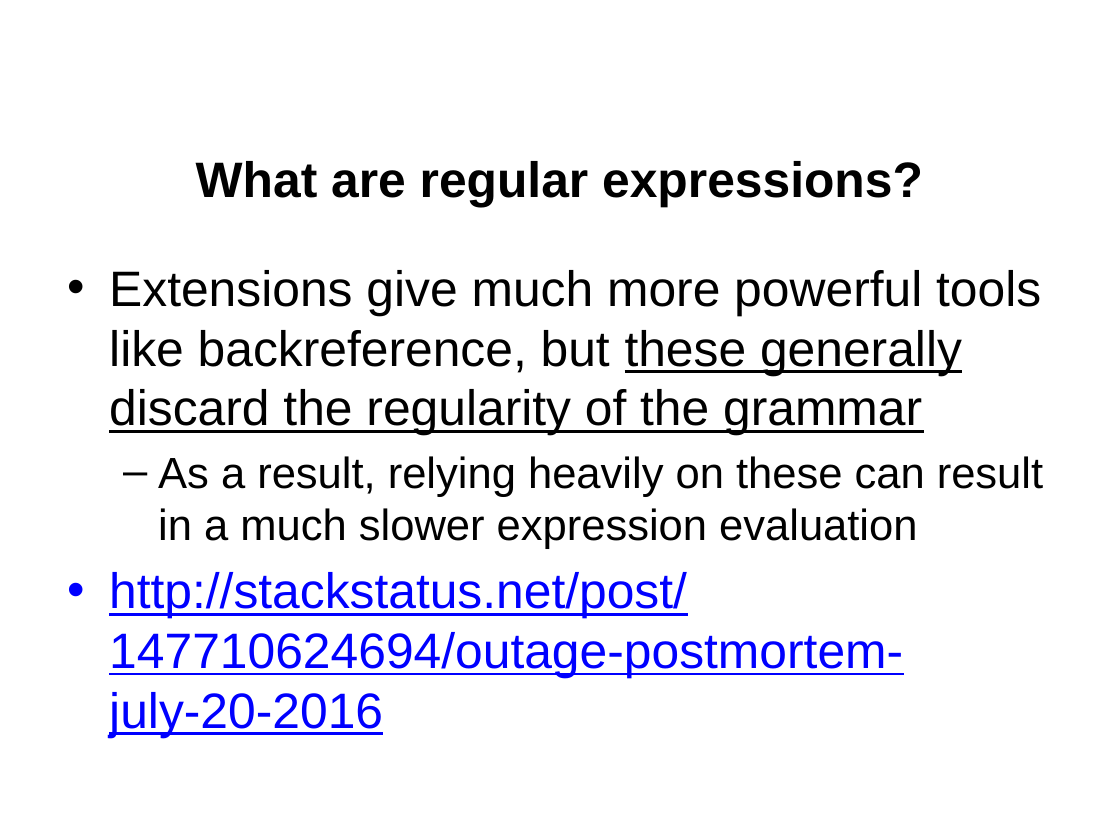
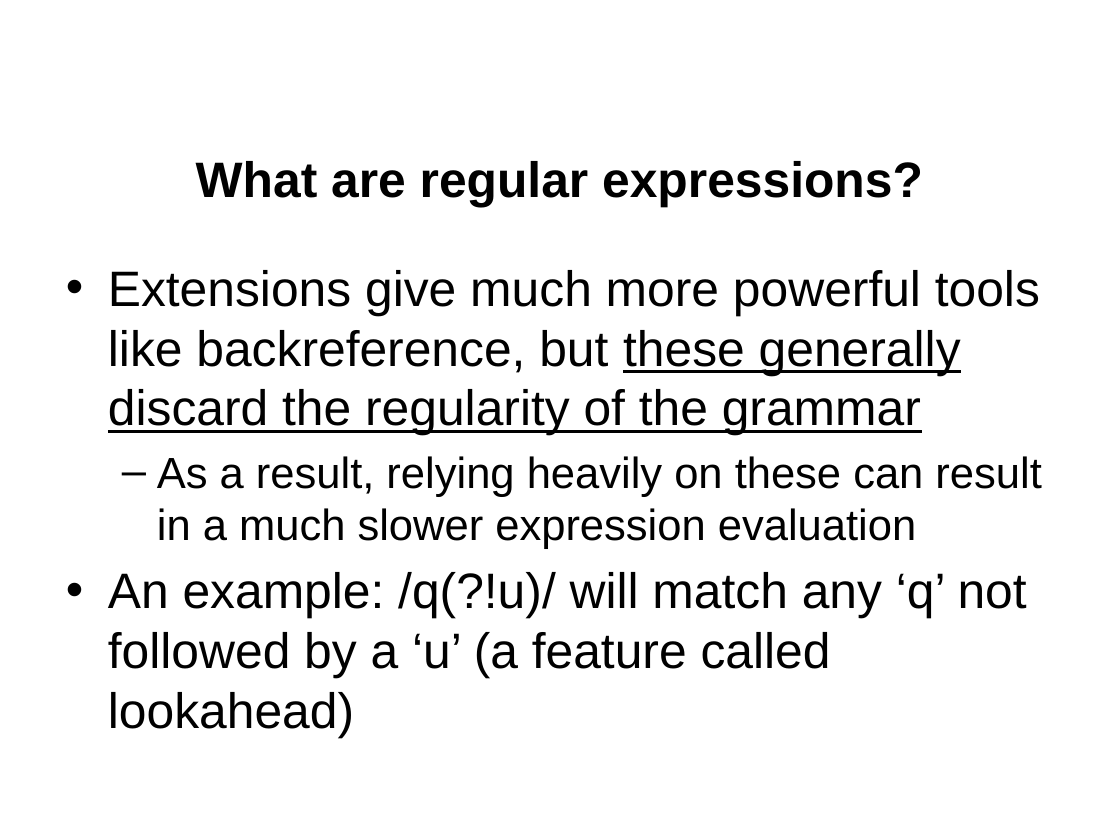
Before and after one commit to jgerity/talks, a slide deck: slide 12 of 2017/computing_workgroup/regex/regular_expressions.pptx. Drawn at 1120x840 pixels with LibreOffice and Linux fonts; fonts in the diff are those of the drawing; background and template pictures are left out. Boxes give left, top, right and bottom in pixels: in the first picture for what was removed or moved away, otherwise in the second. Text is boxed around its words. In the diff, an @@ line names an element or a change of style, - is before the commit and + after.

```diff
--- a/2017/computing_workgroup/regex/regular_expressions.pptx
+++ b/2017/computing_workgroup/regex/regular_expressions.pptx
@@ text at [108, 572, 1027, 738]: text changed; text colour #0000FF to #000000 @@
-• http://stackstatus.net/post/147710624694/outage-postmortem-july-20-2016
+• An example: /q(?!u)/ will match any ‘q’ not followed by a ‘u’ (a feature called lookahead)
```
Also in this commit, not shown: 2 other slides changed, 4 slides added.
